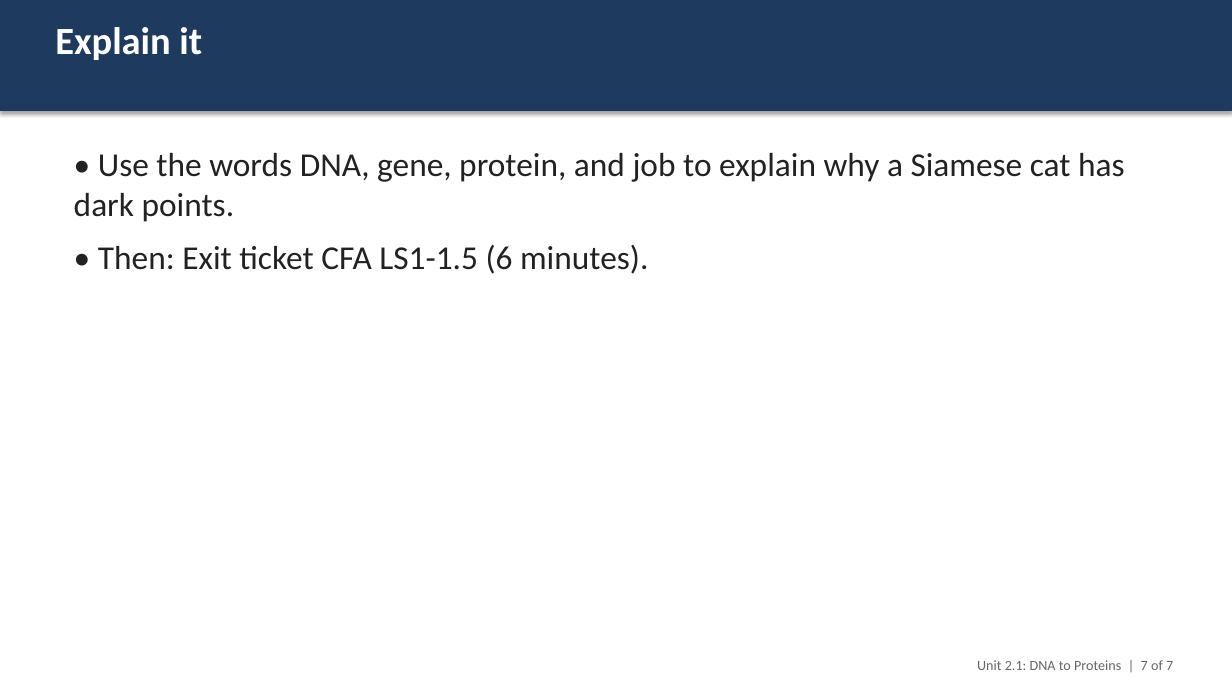
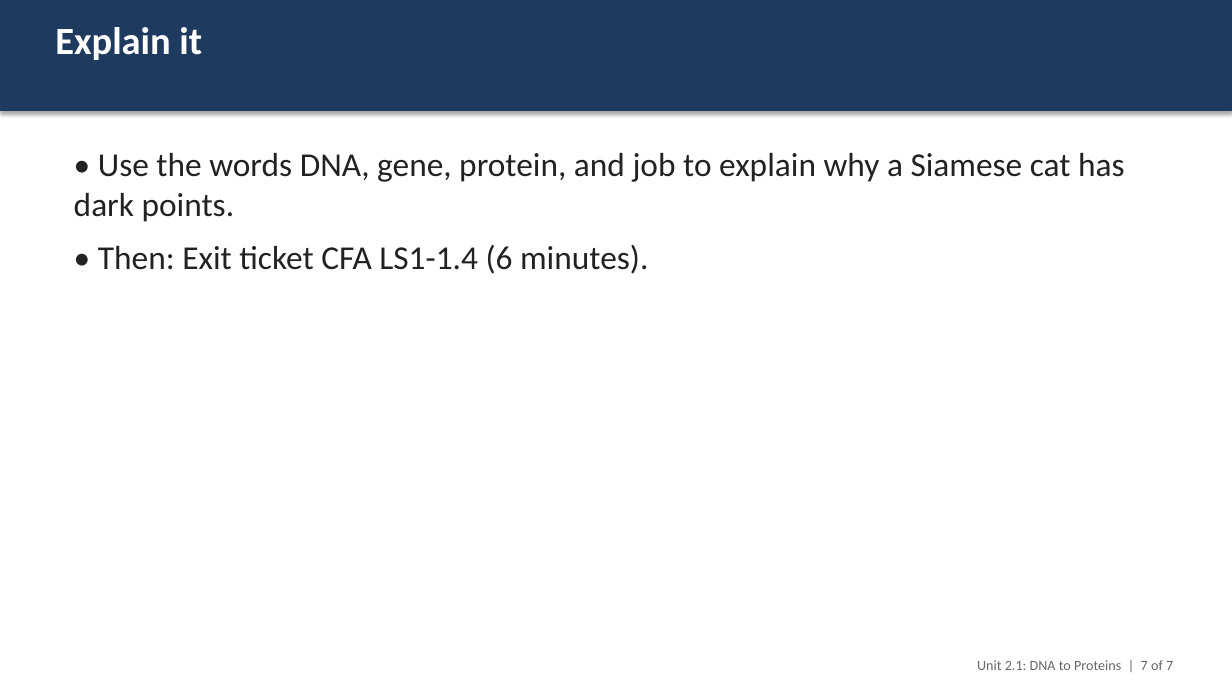
Before and after one commit to ellenrenick/LivingEarth, a slide deck: slide 7 of assessments/HS-LS1-1/slides/Day_5_Same_DNA_different_jobs.pptx. Drawn at 1232x693 pixels with LibreOffice and Linux fonts; fonts in the diff are those of the drawing. Boxes give left, top, right and bottom in pixels: in the first picture for what was removed or moved away, otherwise in the second. Text is boxed around its words. In the diff, an @@ line names an element or a change of style, - is before the commit and + after.

```diff
--- a/assessments/HS-LS1-1/slides/Day_5_Same_DNA_different_jobs.pptx
+++ b/assessments/HS-LS1-1/slides/Day_5_Same_DNA_different_jobs.pptx
@@ text at (x1=98, y1=245, x2=648, y2=274): text changed @@
-• Then: Exit ticket CFA LS1-1.5 (6 minutes).
+• Then: Exit ticket CFA LS1-1.4 (6 minutes).
```
Also in this commit, not shown: 1 other slide changed, 20 other files.
